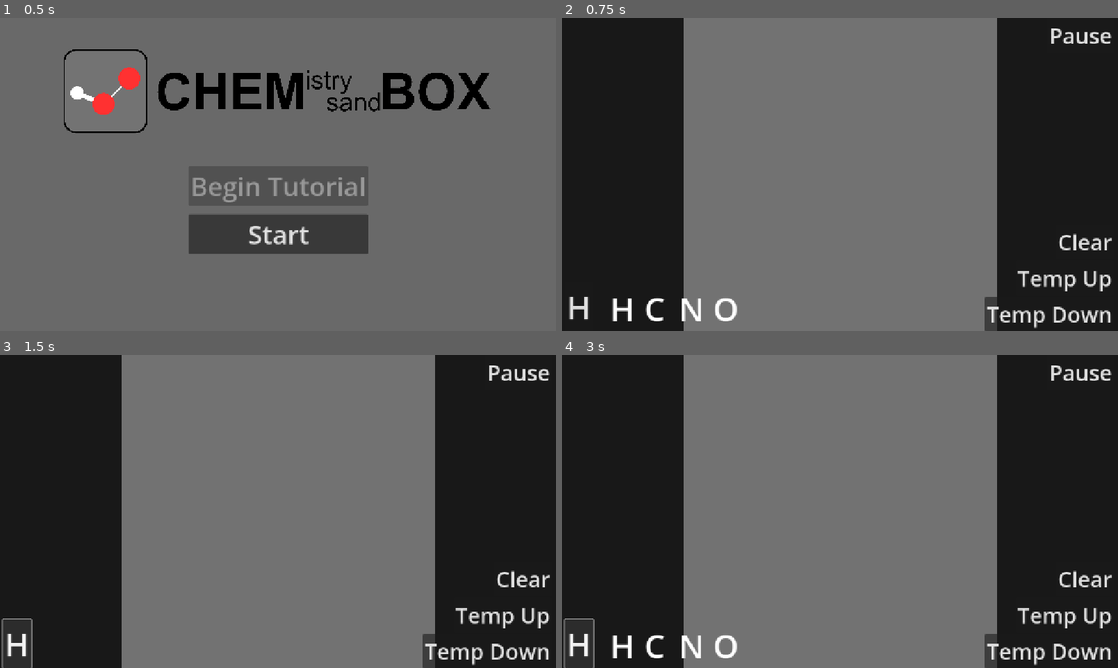
Above: before the commit, frames 1-4 (two rows, left to right).
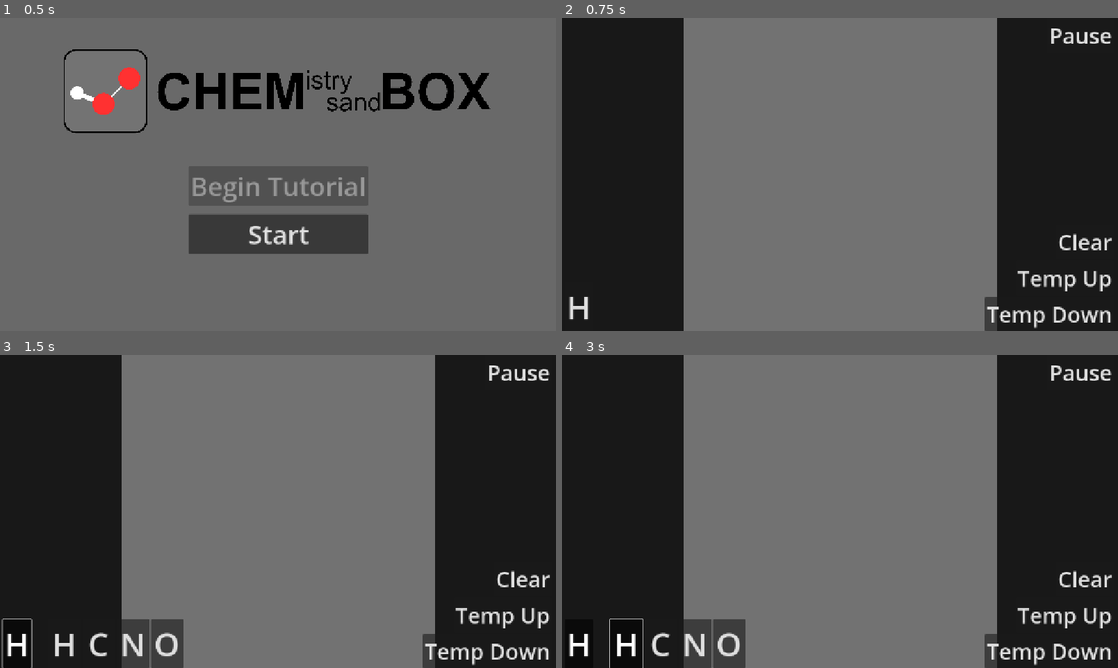
Above: after the commit, the same moments.

Repository: AlienAuthor2054/Chemistry-Sandbox
Game: Godot game, scene res://simulation/main.tscn
The game is run twice, just before and just after one commit, with the same random seed, the same clock (stepped at 60 frames per second) and the same inputs.
Inputs:
- Up to frame 1 (0.5 s): no input
- Up to frame 2 (0.75 s): click "Start" at 0.5 s
- Up to frame 3 (1.5 s): click "H" at 1.25 s
- Up to frame 4 (3 s): click "Clear" at 2 s; click "H" at 2.75 s

Frame 1 is identical in both runs. In frame 2, 0.6% of the frame differs, in the area x 9-32%, y 89-97%; in frame 3, 2.5%; in frame 4, 2.9%, in the area x 0-33%, y 84-100%.

Commit message:
Improved element hotbar looks

Diff:
--- a/project/ui/element_hotbar_element.gd
+++ b/project/ui/element_hotbar_element.gd
@@ -1,4 +1,4 @@
-extends Label
+class_name HotbarItem extends Button
 
 @export var element = 1
 
--- a/project/ui/element_hotbar_element.tscn
+++ b/project/ui/element_hotbar_element.tscn
@@ -1,11 +1,15 @@
-[gd_scene load_steps=2 format=3 uid="uid://c41ggtkksw0uk"]
+[gd_scene load_steps=3 format=3 uid="uid://c41ggtkksw0uk"]
 
 [ext_resource type="Script" uid="uid://bfbjhmoijmyx3" path="res://ui/element_hotbar_element.gd" id="1_1pbcf"]
+[ext_resource type="ButtonGroup" uid="uid://c2slx4khuhnjj" path="res://ui/hotbar_button_group.tres" id="1_3m1cc"]
 
-[node name="Element" type="Label"]
+[node name="Element" type="Button"]
 custom_minimum_size = Vector2(75, 0)
-mouse_filter = 0
+offset_right = 75.0
+offset_bottom = 111.0
 theme_override_font_sizes/font_size = 75
+toggle_mode = true
+button_group = ExtResource("1_3m1cc")
 text = "H"
 script = ExtResource("1_1pbcf")
 metadata/_edit_use_anchors_ = true
--- /dev/null
+++ b/project/ui/hotbar_button_group.tres
@@ -0,0 +1,4 @@
+[gd_resource type="ButtonGroup" format=3 uid="uid://c2slx4khuhnjj"]
+
+[resource]
+resource_local_to_scene = false
--- a/project/ui/simulation_ui.tscn
+++ b/project/ui/simulation_ui.tscn
@@ -17,6 +17,7 @@
 offset_right = 80.0
 grow_vertical = 0
 theme_override_font_sizes/font_size = 75
+toggle_mode = true
 text = "H"
 metadata/_edit_use_anchors_ = true
 
@@ -25,6 +26,7 @@
 one_shot = true
 
 [node name="ElementHotbar" type="HBoxContainer" parent="."]
+visible = false
 anchors_preset = 2
 anchor_top = 1.0
 anchor_bottom = 1.0
--- a/project/ui/ui.gd
+++ b/project/ui/ui.gd
@@ -16,9 +16,12 @@
 
 extends CanvasLayer
 
+var hotbar_items: Dictionary[int, HotbarItem] = {}
 @onready var zoom_value: float = 1000 / get_viewport().get_visible_rect().size.y
 
 func _ready() -> void:
+	for item: HotbarItem in $ElementHotbar.get_children():
+		hotbar_items[item.element] = item
 	Simulation.running_changed.connect(_on_simulation_running_changed)
 	Global.selected_element_changed.connect(_on_selected_element_changed)
 
@@ -37,6 +40,7 @@
 
 func _on_selected_element_changed(element: int) -> void:
 	$SelectedElementButton.text = ElementDB.get_data(element).symbol
+	hotbar_items[element].button_pressed = true
 
 func _on_selected_element_button_pressed() -> void:
 	$ElementHotbar.visible = not $ElementHotbar.visible
